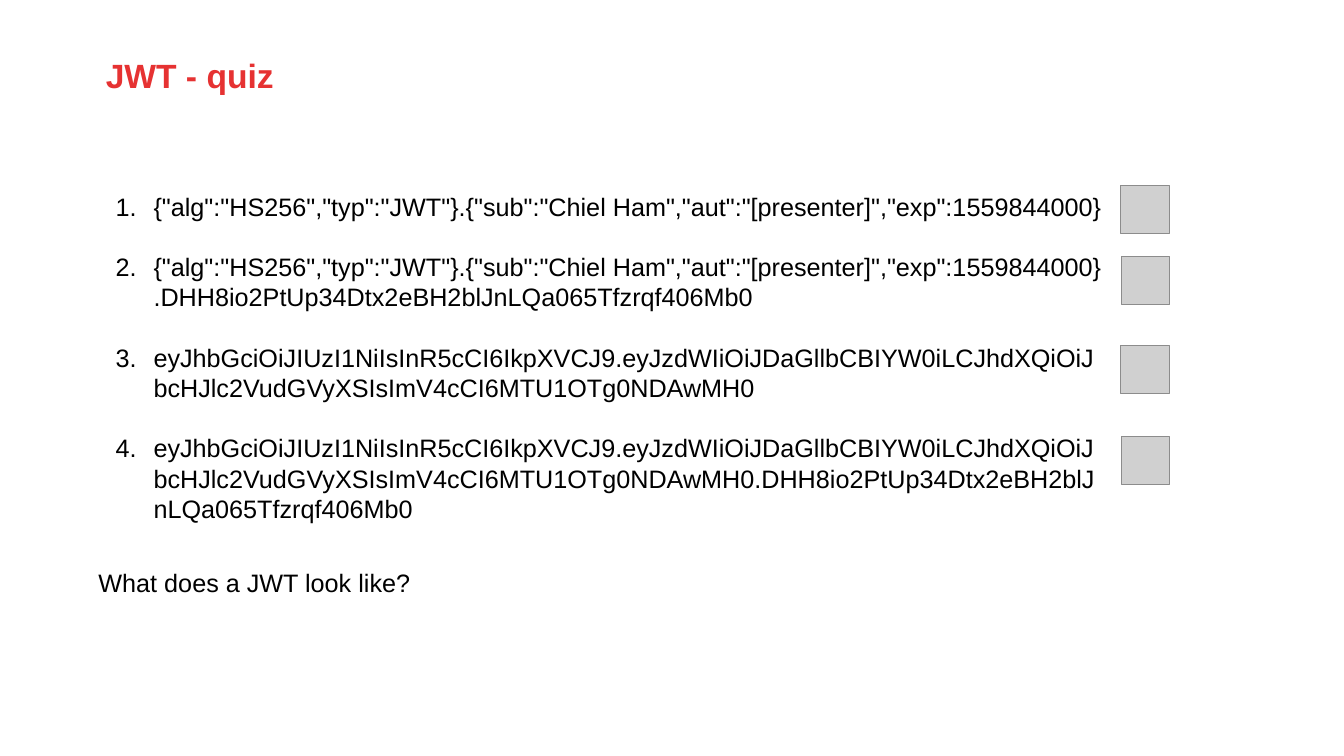
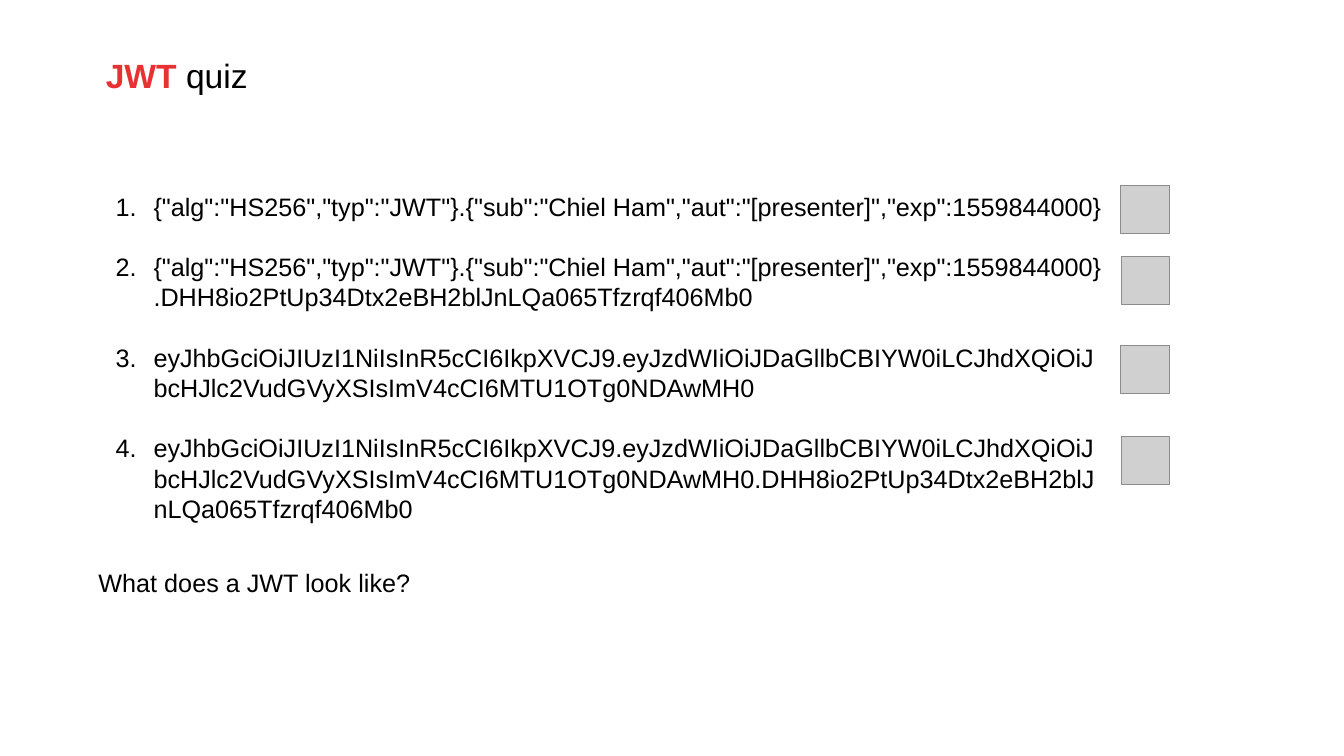
Before and after one commit to AMIS-Services/sig-web-security, a slide deck: slide 9 of slides/web-security-slides.pptx. Drawn at 1344x756 pixels with LibreOffice and Linux fonts; fonts in the diff are those of the drawing; grey boxes stand for pictures; background and template pictures are left out. Boxes give left, top, right and bottom in pixels: in the first picture for what was removed or moved away, otherwise in the second. Text is boxed around its words. In the diff, an @@ line names an element or a change of style, - is before the commit and + after.

```diff
--- a/slides/web-security-slides.pptx
+++ b/slides/web-security-slides.pptx
@@ text at [106, 63, 248, 95]: text changed; text colour #E63232 to #000000; bold off @@
-JWT - quiz
+JWT quiz
```
Also in this commit, not shown: 6 other slides changed, 3 slides added, 1 slide removed.
